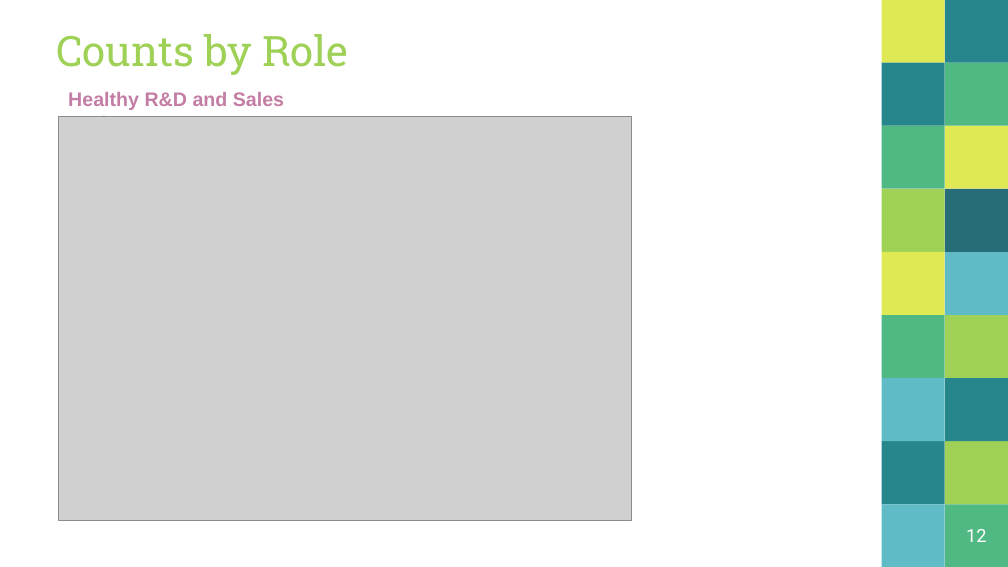
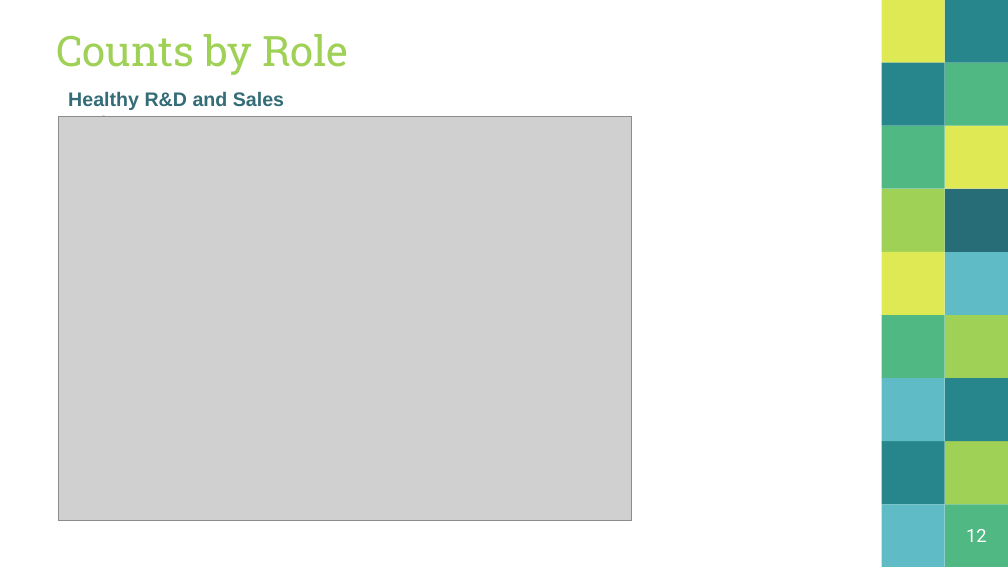
Before and after one commit to ccgraves/DDS-CaseStudy-2, a slide deck: slide 12 of Case_Study_Two.pptx. Drawn at 1008x567 pixels with LibreOffice and Linux fonts; fonts in the diff are those of the drawing; grey boxes stand for pictures. Boxes give left, top, right and bottom in pixels: in the first picture for what was removed or moved away, otherwise in the second. Text is boxed around its words. In the diff, an @@ line names an element or a change of style, - is before the commit and + after.

Commit message:
tweaking colors

```diff
--- a/Case_Study_Two.pptx
+++ b/Case_Study_Two.pptx
@@ text "Healthy R&D and Sales Budgets" at box(68, 91, 284, 117): text colour #C47DA4 to #346C77 @@
```
Also in this commit, not shown: 2 other slides changed.
